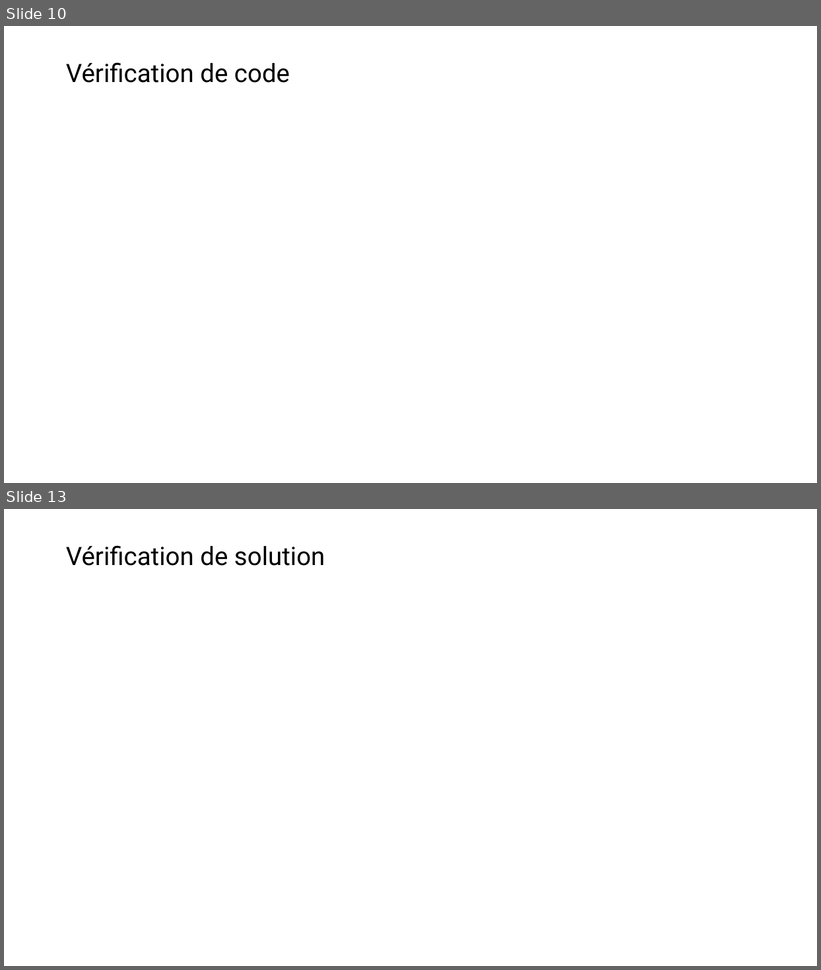
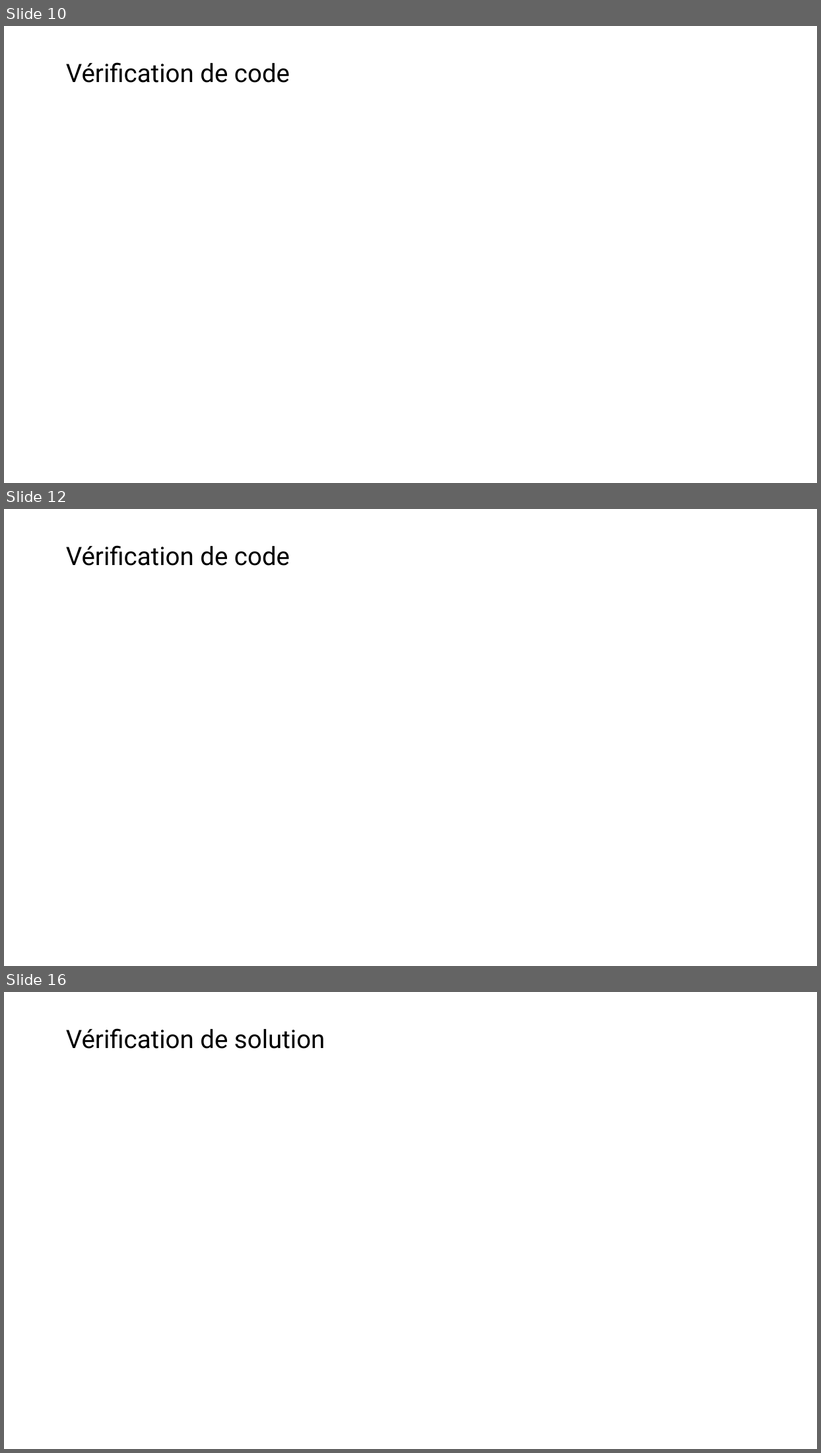
Before and after one commit to AcileSf/MEC8211ProjetFinal, a slide deck: Rapport_Projet_V1.pptx. Shown one above the other, each under a label of ours: slides 10 and 13 before the commit, slides 10, 12 and 16 after it; the slides between them are not shown. The pictures are 821x970 and 821x1453 pixels, drawn with LibreOffice and Linux fonts; fonts in the diff are those of the drawing; grey boxes stand for pictures. Boxes give left, top, right and bottom in pixels: in the first picture for what was removed or moved away, otherwise in the second. Text is boxed around its words. In the diff, an @@ line names an element or a change of style, - is before the commit and + after.

Commit message:
Ajouter la vérification dans ppt

```diff
--- a/Rapport_Projet_V1.pptx
+++ b/Rapport_Projet_V1.pptx
@@ slide 12 added at <box>4,509,817,966</box>, background #FFFFFF @@
@@ title added at <box>66,545,290,566</box>, 30 pt, text #000000 @@
+Vérification de code
@@ what was slide 13 is now slide 16 @@
```
Also in this commit, not shown: 6 slides changed, 2 other slides added.
